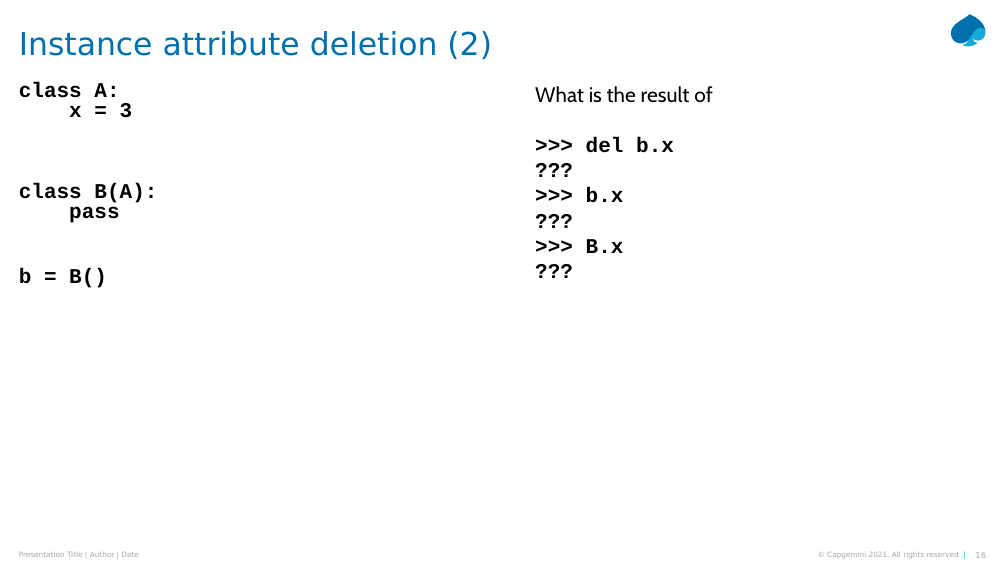
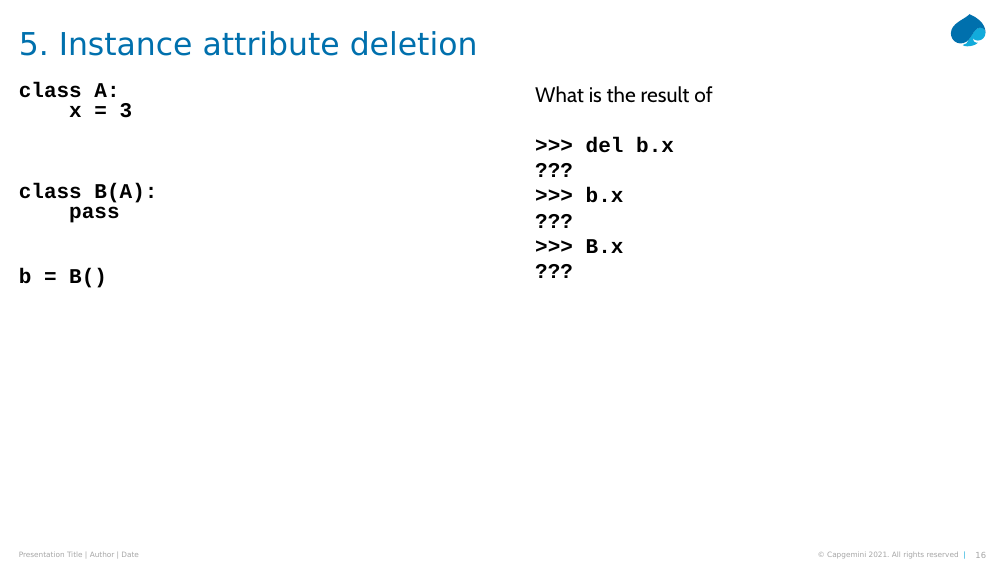
Before and after one commit to Python-Masterclass/Descriptors, a slide deck: slide 16 of Masterclass-6-descriptors.pptx. Drawn at 1008x567 pixels with LibreOffice and Linux fonts; fonts in the diff are those of the drawing. Boxes give left, top, right and bottom in pixels: in the first picture for what was removed or moved away, otherwise in the second. Text is boxed around its words. In the diff, an @@ line names an element or a change of style, - is before the commit and + after.

```diff
--- a/Masterclass-6-descriptors.pptx
+++ b/Masterclass-6-descriptors.pptx
@@ title at (x1=19, y1=31, x2=478, y2=56): text changed @@
-Instance attribute deletion (2)
+5. Instance attribute deletion
```
Also in this commit, not shown: 23 other slides changed, 12 slides added, 1 slide removed, 22 other files.
